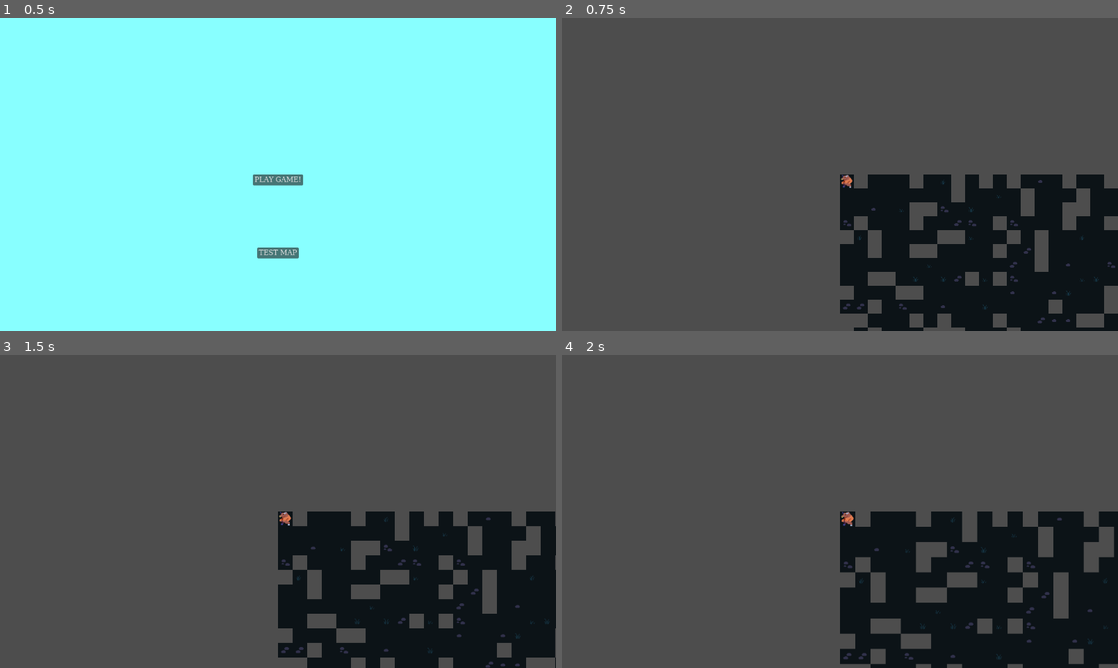
Above: before the commit, frames 1-4 (two rows, left to right).
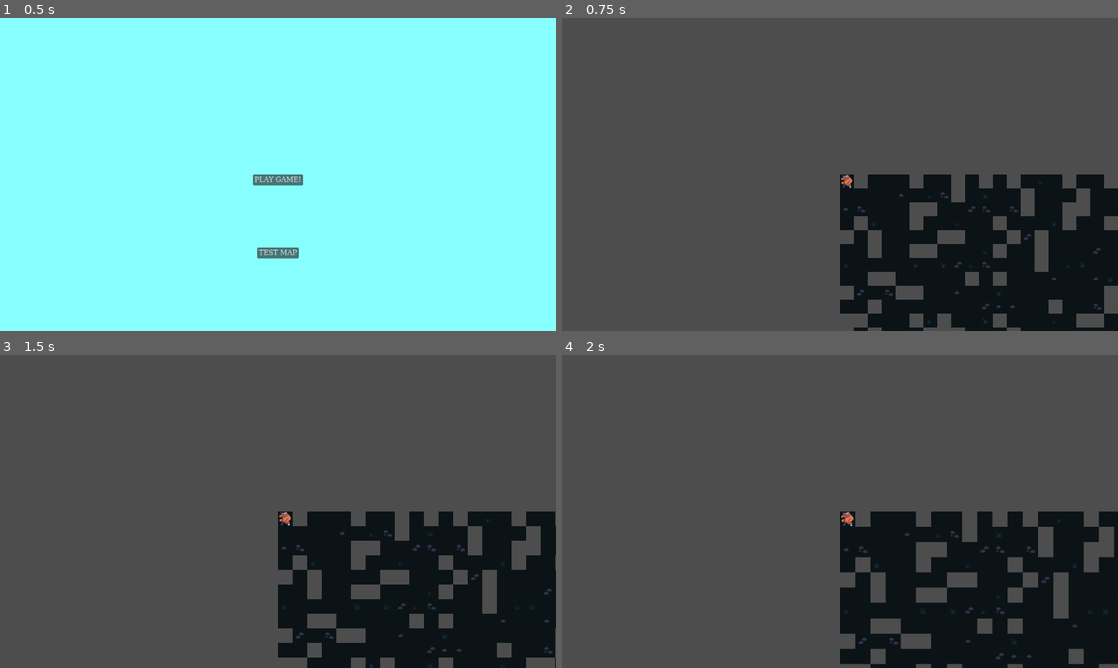
Above: after the commit, the same moments.

Repository: langel/ipsylial
Game: Godot game, scene res://scenes/main.tscn
The game is run twice, just before and just after one commit, with the same random seed, the same clock (stepped at 60 frames per second) and the same inputs.
Inputs (mouse positions are in pixels of both pictures, inside the frame that each line leads up to):
- Up to frame 1 (0.5 s): no input
- Up to frame 2 (0.75 s): click "TEST MAP" at 0.5 s
- Up to frame 3 (1.5 s): tap Enter at 1.25 s; move the mouse to (400, 495) at 1.27 s; hold D (move_right) from 1.28 s (still down); tap Mouse wheel up (zoom_in) at 1.35 s
- Up to frame 4 (2 s): keep holding D (move_right)

Frame 1 is identical in both runs. In frame 2, 0.5% of the frame differs, in the area x 50-100%, y 51-98%; in frame 3, 0.5%, in the area x 50-100%, y 52-100%; in frame 4, 0.5%.

Commit message:
baddy spawns

Diff:
--- /dev/null
+++ b/scenes/baddy.tscn
@@ -0,0 +1,23 @@
+[gd_scene load_steps=4 format=3 uid="uid://bf1g5f3nivsrx"]
+
+[ext_resource type="Script" path="res://scenes/baddy_scene.gd" id="1_jwlpn"]
+[ext_resource type="Texture2D" uid="uid://b2rlv1bd6uost" path="res://assets/textures/32rogues/animals.png" id="2_n7l1k"]
+
+[sub_resource type="AtlasTexture" id="AtlasTexture_monm2"]
+atlas = ExtResource("2_n7l1k")
+region = Rect2(0, 0, 32, 32)
+
+[node name="Baddy" type="Control"]
+layout_mode = 3
+anchors_preset = 15
+anchor_right = 1.0
+anchor_bottom = 1.0
+offset_right = -1248.0
+offset_bottom = -688.0
+grow_horizontal = 2
+grow_vertical = 2
+script = ExtResource("1_jwlpn")
+
+[node name="Sprite2D" type="Sprite2D" parent="."]
+texture = SubResource("AtlasTexture_monm2")
+offset = Vector2(16, 16)
--- /dev/null
+++ b/scenes/baddy_scene.gd
@@ -0,0 +1,13 @@
+extends Node
+
+var baddy : Baddy
+
+
+# Called when the node enters the scene tree for the first time.
+func _ready() -> void:
+	pass # Replace with function body.
+
+func update_baddy(baddy: Baddy):
+	var sprite: Sprite2D = $Sprite2D
+	self.baddy = baddy
+	sprite.texture = baddy.get_texture_for_type(baddy.baddy_type)
--- a/scenes/game.gd
+++ b/scenes/game.gd
@@ -1,7 +1,10 @@
 extends Node
 
 @onready var ground_tile_map = $Grid/Ground
+@onready var entity_layer = $EntityLayer
 @onready var player = $EntityLayer/Player
+
+const BADDY_SCENE = preload("res://scenes/baddy.tscn")
 
 func _ready() -> void:
 	print("Clearing tilemap on load...")
@@ -10,6 +13,8 @@
 	_on_player_moved(GameState.player_position)
 	GameState.player_moved.connect(_on_player_moved)
 	GameState.turn_ended.connect(_on_turn_ended)
+
+	spawn_baddies()
 
 func _input(event):
 	if !GameState.turn_active:
@@ -30,7 +35,7 @@
 		GameState.move_player(move_dir)
 
 func _on_player_moved(new_position: Vector2i):
-	player.position = new_position * 32 + Vector2i(16,16)
+	player.position = new_position * GameState.TILE_SIZE + Vector2i(GameState.TILE_SIZE / 2, GameState.TILE_SIZE / 2)
 
 func _on_turn_ended():
 	run_ai_turn()
@@ -38,6 +43,13 @@
 
 func run_ai_turn():
 	pass
+
+func spawn_baddies():
+	for baddy in GameState.baddies:
+		var baddy_instance = BADDY_SCENE.instantiate()
+		baddy_instance.update_baddy(baddy)
+		baddy_instance.position = (baddy.position * GameState.TILE_SIZE) + Vector2(GameState.TILE_SIZE / 2, GameState.TILE_SIZE / 2) + Vector2(GameState.TILE_SIZE/2,GameState.TILE_SIZE/2)
+		entity_layer.add_child(baddy_instance)
 
 func get_random_floor_tile():
 	var coords = [0,6]
@@ -63,6 +75,3 @@
 			if (GameState.map.tiles[j][i].type == Tile.TileType.FLOOR):
 				texture_coords = get_random_floor_tile()
 			ground_tile_map.set_cell(Vector2i(j, i), 1, texture_coords, 0)
-
-func _process(delta: float) -> void:
-	pass
--- a/scripts/baddy.gd
+++ b/scripts/baddy.gd
@@ -1,15 +1,37 @@
 class_name Baddy
-extends Node
+extends Control
 
-var x: int = 0
-var y: int = 0
 enum BaddyType { BLORX, FURD, DRAKE }
-var type: BaddyType = BaddyType.BLORX  # Default type
 
-# Called when the node enters the scene tree for the first time.
+var baddy_type: BaddyType = BaddyType.BLORX
+var texture = null
+
+const SPRITE_SHEET = preload("res://assets/textures/32rogues/animals.png")
+const FRAME_SIZE = Vector2(GameState.TILE_SIZE, GameState.TILE_SIZE)
+
+func _init(pos: Vector2i, baddy_type: BaddyType = BaddyType.BLORX):
+	position = pos
+	self.baddy_type = baddy_type
+
 func _ready() -> void:
-	pass # Replace with function body.
+	position = (position * GameState.TILE_SIZE) + Vector2(GameState.TILE_SIZE / 2, GameState.TILE_SIZE / 2)
+	texture = get_texture_for_type(baddy_type)
+func get_texture_for_type(baddy_type: BaddyType) -> AtlasTexture:
+	var texture = AtlasTexture.new()
+	texture.atlas = SPRITE_SHEET
+	texture.region = get_region_for_type(baddy_type)
+	return texture
 
-# Called every frame. 'delta' is the elapsed time since the previous frame.
-func _process(delta: float) -> void:
-	pass
+func get_region_for_type(baddy_type: BaddyType) -> Rect2:
+	match baddy_type:
+		BaddyType.BLORX:
+			return Rect2(0, 0, FRAME_SIZE.x, FRAME_SIZE.y)
+		BaddyType.FURD:
+			return Rect2(32, 0, FRAME_SIZE.x, FRAME_SIZE.y)  # Next frame in the sheet
+		BaddyType.DRAKE:
+			return Rect2(64, 0, FRAME_SIZE.x, FRAME_SIZE.y)  # Adjust based on your sprite sheet layout
+	return Rect2(32, 0, FRAME_SIZE.x, FRAME_SIZE.y)
+
+func get_random_baddy_type() -> BaddyType:
+	var enum_values = BaddyType.values()  # Get an array of all enum values
+	return enum_values[GameState.rng_next_int() % enum_values.size()]
--- a/scripts/game_state.gd
+++ b/scripts/game_state.gd
@@ -4,13 +4,14 @@
 signal turn_ended
 
 const DEFAULT_RNG_POS = 0x13371ee7
+const TILE_SIZE: int = 32
 
 var hp = 15
 var player_position: Vector2i = Vector2i(0, 0)
 
 var map: Map
 var baddies: Array[Baddy] = []
-var items: Array[Array] = []
+var items: Array[Item] = []
 
 var pos: int = DEFAULT_RNG_POS
 var seedval: int = 0x1ee71337
@@ -22,6 +23,15 @@
 	player_position = Vector2i(0, 0)
 	hp = 15
 	map = new_map()
+	baddies = new_baddies()
+
+func new_baddies():
+	var baddies: Array[Baddy] = []
+	var num_baddies = 5 + rng_next_int()%10
+	for i in range(0,num_baddies):
+		baddies.append(Baddy.new(Vector2i(rng_next_int()%map.width,rng_next_int()%map.height)))
+		baddies[i].baddy_type = baddies[i].get_random_baddy_type()
+	return baddies
 
 func rng_next_int() -> int:
 	pos += 1
